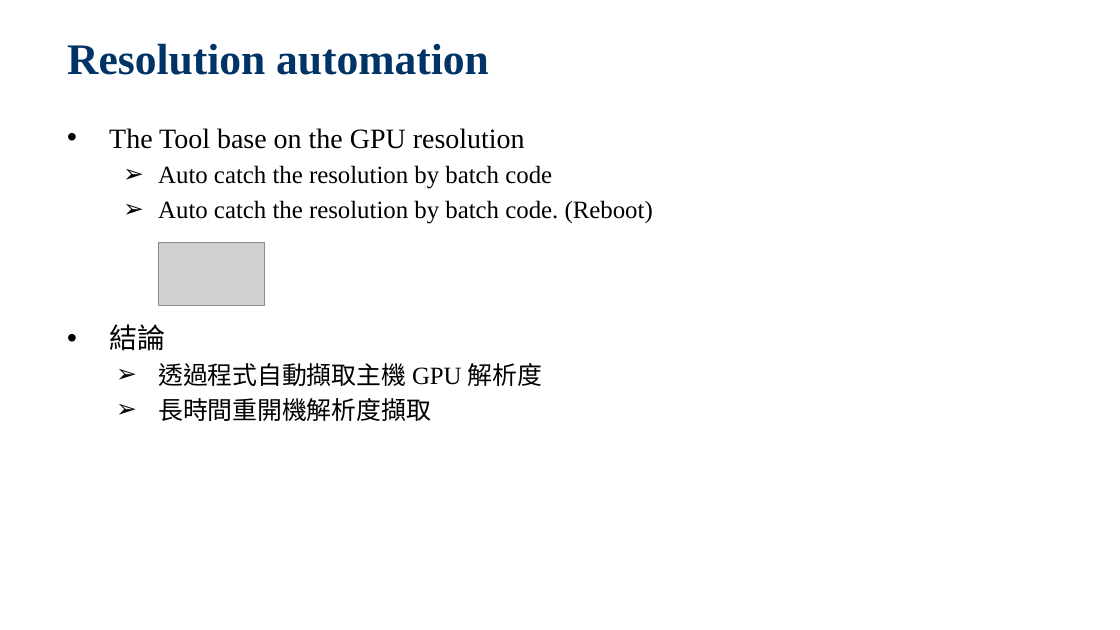
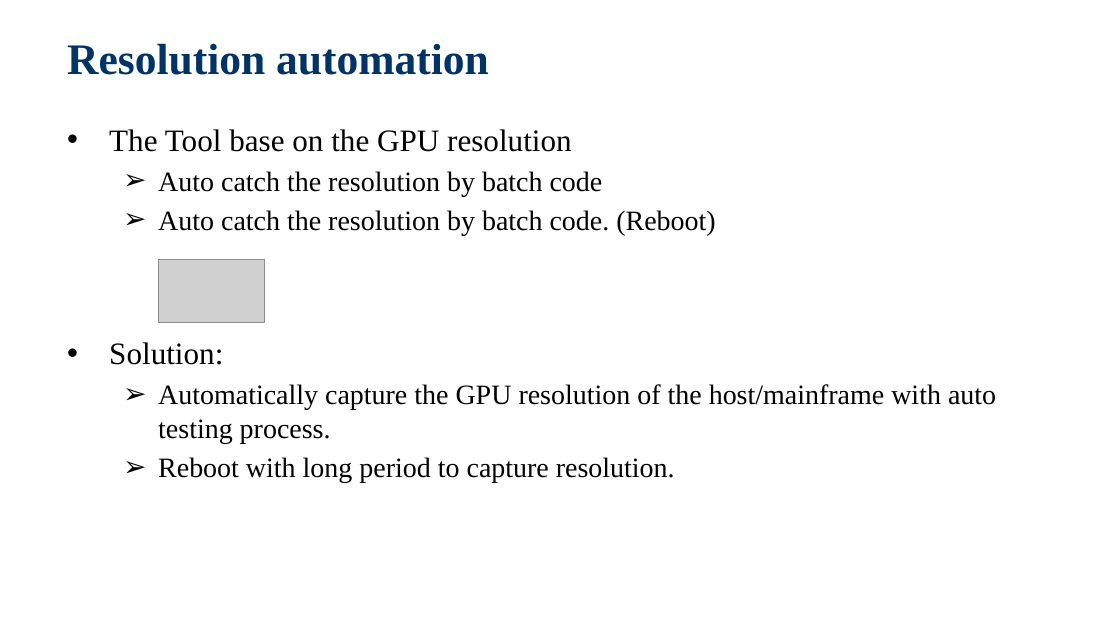
Before and after one commit to jackiejay888/automation, a slide deck: slide 24 of kpi/Test Automation.pptx. Drawn at 1120x630 pixels with LibreOffice and Linux fonts; fonts in the diff are those of the drawing; grey boxes stand for pictures; background and template pictures are left out. Boxes give left, top, right and bottom in pixels: in the first picture for what was removed or moved away, otherwise in the second. Text is boxed around its words. In the diff, an @@ line names an element or a change of style, - is before the commit and + after.

Commit message:
Update the Test Automation

```diff
--- a/kpi/Test Automation.pptx
+++ b/kpi/Test Automation.pptx
@@ text at (109,129,715,236): size 18 to 20 pt in "The Tool base on the GPU resolution"; size 16 to 18 pt in "Auto catch the resolution by batch code", "Auto catch the resolution by batch code. ..." @@
@@ picture: place and size @@
-picture at (158,243,264,306)
+picture at (158,260,264,323)
@@ text at (109,342,996,483): text changed; size 16 to 18 pt @@
-  • 結論
-    ➢ 透過程式自動擷取主機 GPU 解析度
-    ➢ 長時間重開機解析度擷取
+  • Solution:
+  ➢ Automatically capture the GPU resolution of the host/mainframe with auto testing process.
+  ➢ Reboot with long period to capture resolution.
```
Also in this commit, not shown: 33 other slides changed, 1 other file.
